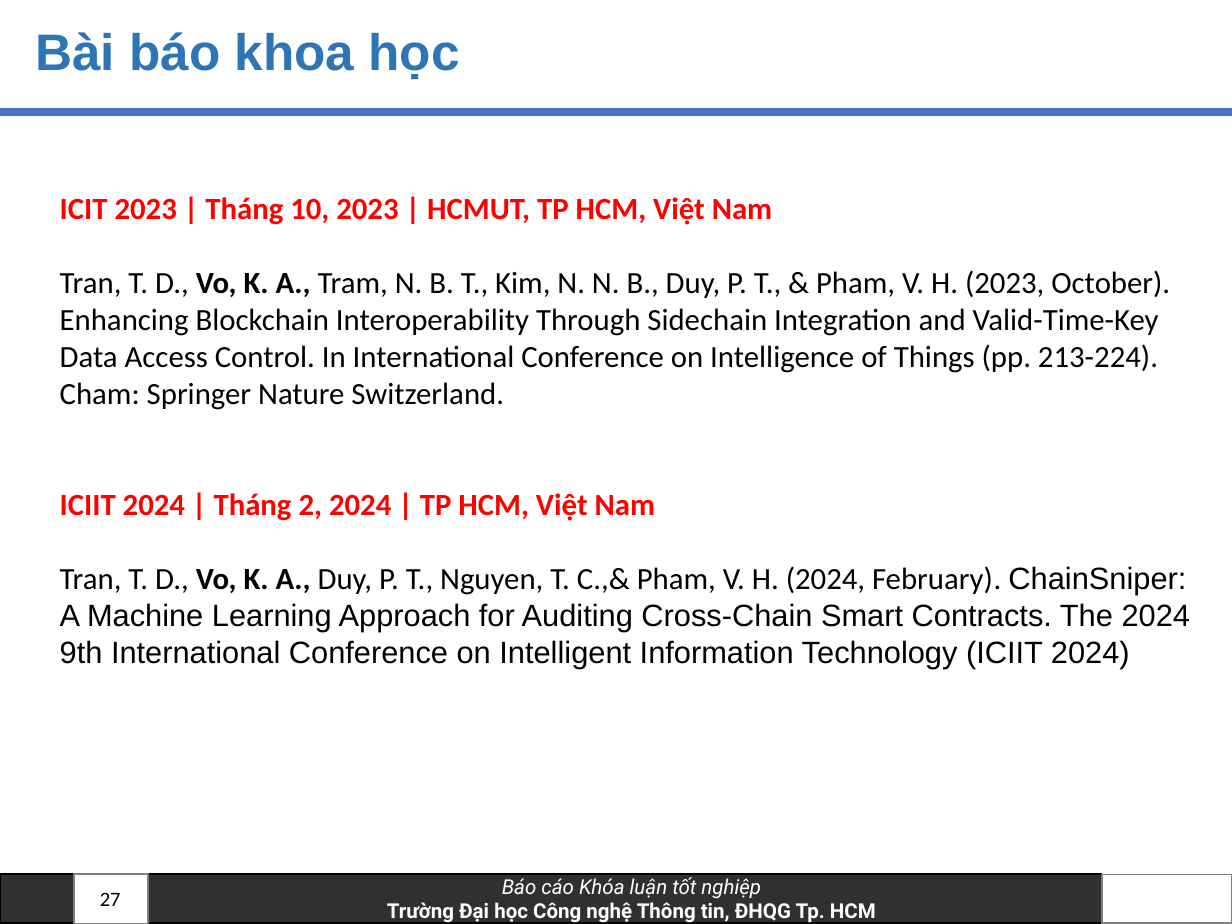
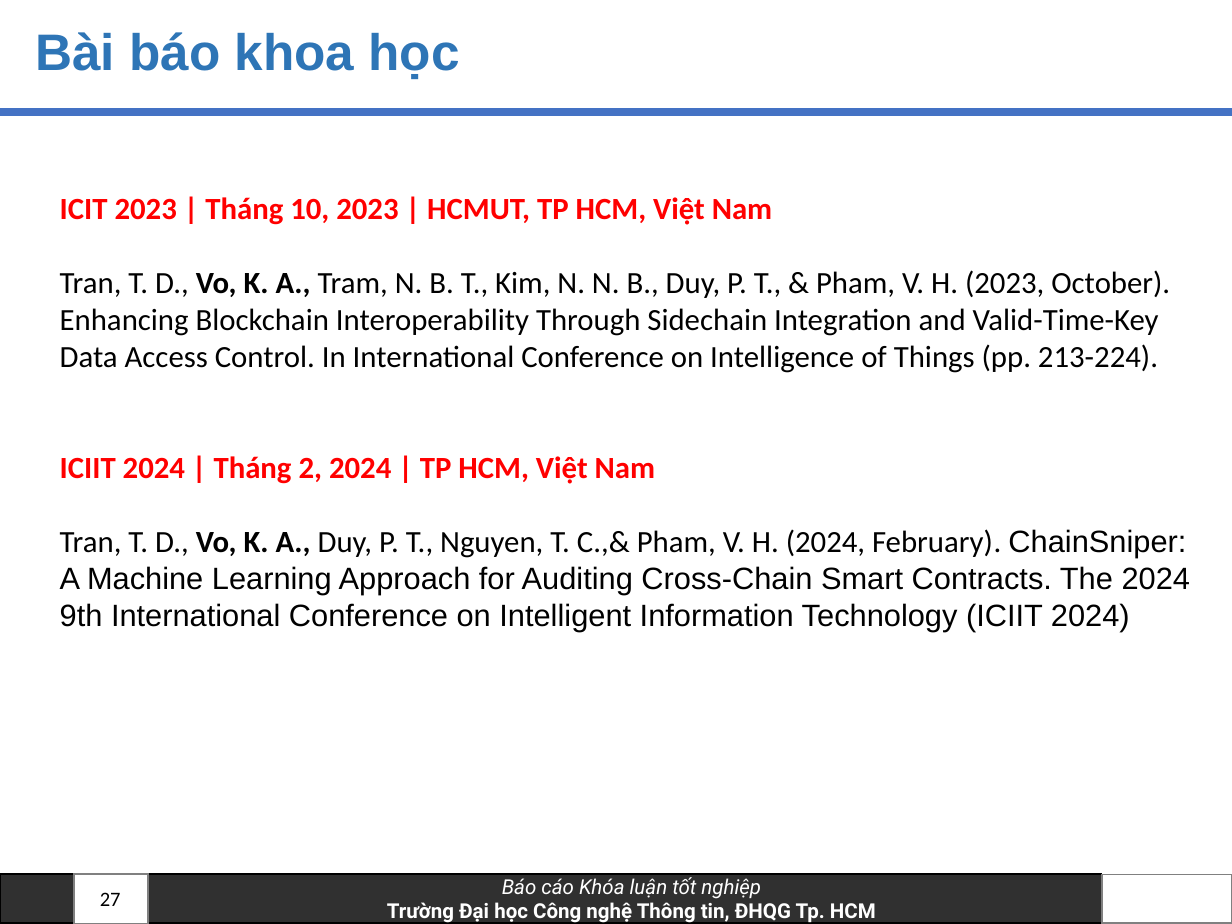
Before and after one commit to anhkiet1227/NT505_Thesis, a slide deck: slide 27 of Slide_20520605_VoAnhKiet.pptx. Drawn at 1232x924 pixels with LibreOffice and Linux fonts; fonts in the diff are those of the drawing; background and template pictures are left out. Boxes give left, top, right and bottom in pixels: in the first picture for what was removed or moved away, otherwise in the second. Text is boxed around its words. In the diff, an @@ line names an element or a change of style, - is before the commit and + after.

```diff
--- a/Slide_20520605_VoAnhKiet.pptx
+++ b/Slide_20520605_VoAnhKiet.pptx
@@ text at (60, 270, 1170, 373): text changed @@
-Tran, T. D., Vo, K. A., Tram, N. B. T., Kim, N. N. B., Duy, P. T., & Pham, V. H. (2023, October). Enhancing Blockchain Interoperability Through Sidechain Integration and Valid-Time-Key Data Access Control. In International Conference on Intelligence of Things (pp. 213-224). Cham: Springer Nature Switzerland.
+Tran, T. D., Vo, K. A., Tram, N. B. T., Kim, N. N. B., Duy, P. T., & Pham, V. H. (2023, October). Enhancing Blockchain Interoperability Through Sidechain Integration and Valid-Time-Key Data Access Control. In International Conference on Intelligence of Things (pp. 213-224).
```
Also in this commit, not shown: 1 other slide changed.
